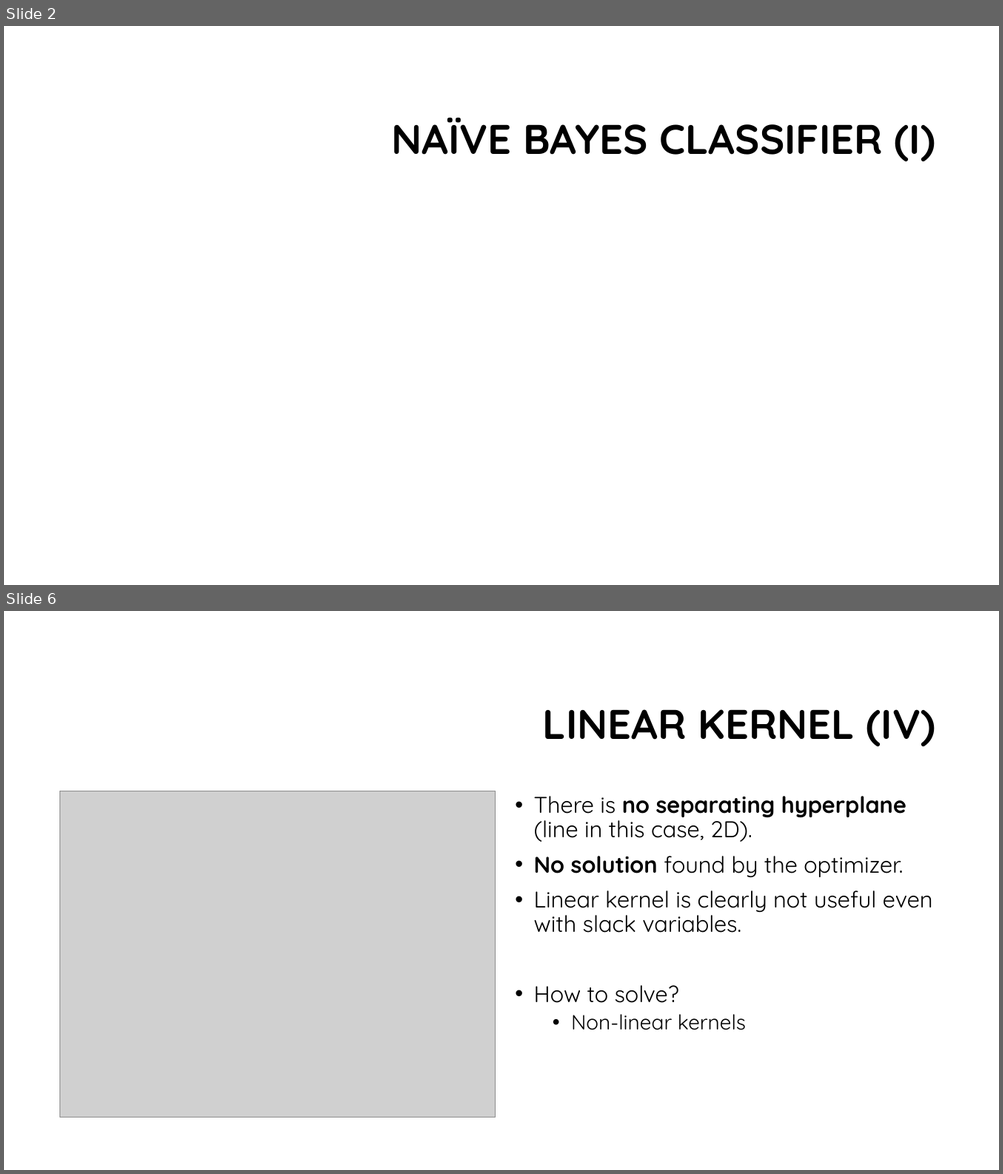
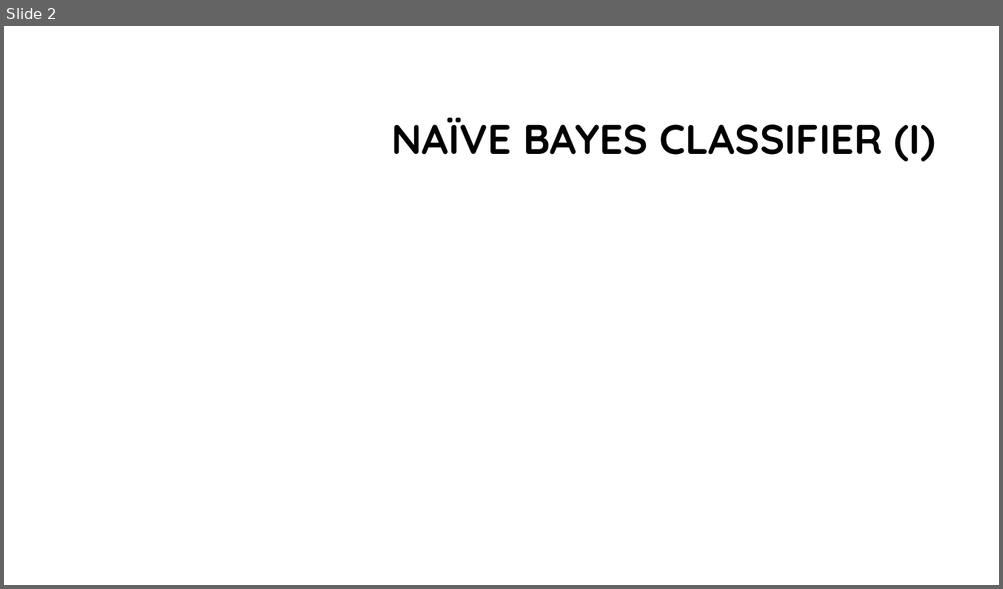
Before and after one commit to franco-ruggeri/ML, a slide deck: Lab 3/Lab 3 - presentation.pptx. Shown one above the other, each under a label of ours: slides 2 and 6 before the commit, slide 2 after it; the slides between them are not shown. The pictures are 1003x1174 and 1003x589 pixels, drawn with LibreOffice and Linux fonts; fonts in the diff are those of the drawing; grey boxes stand for pictures; background and template pictures are left out. Boxes give left, top, right and bottom in pixels: in the first picture for what was removed or moved away, otherwise in the second. Text is boxed around its words. In the diff, an @@ line names an element or a change of style, - is before the commit and + after.

```diff
--- a/Lab 3/Lab 3 - presentation.pptx
+++ b/Lab 3/Lab 3 - presentation.pptx
@@ slide 6 removed at (4,611,999,1170), background #FFFFFF @@
@@ title removed at (543,709,935,746) @@
-LINEAR KERNEL (IV)
@@ picture removed at (60,791,495,1118) @@
@@ text removed at (534,796,933,1031) @@
-• There is no separating hyperplane (line in this case, 2D).
-• No solution found by the optimizer.
-• Linear kernel is clearly not useful even with slack variables.
-• How to solve?
-  • Non-linear kernels
```
Also in this commit, not shown: 3 slides changed, 7 slides added, 9 other slides removed, 5 other files.
